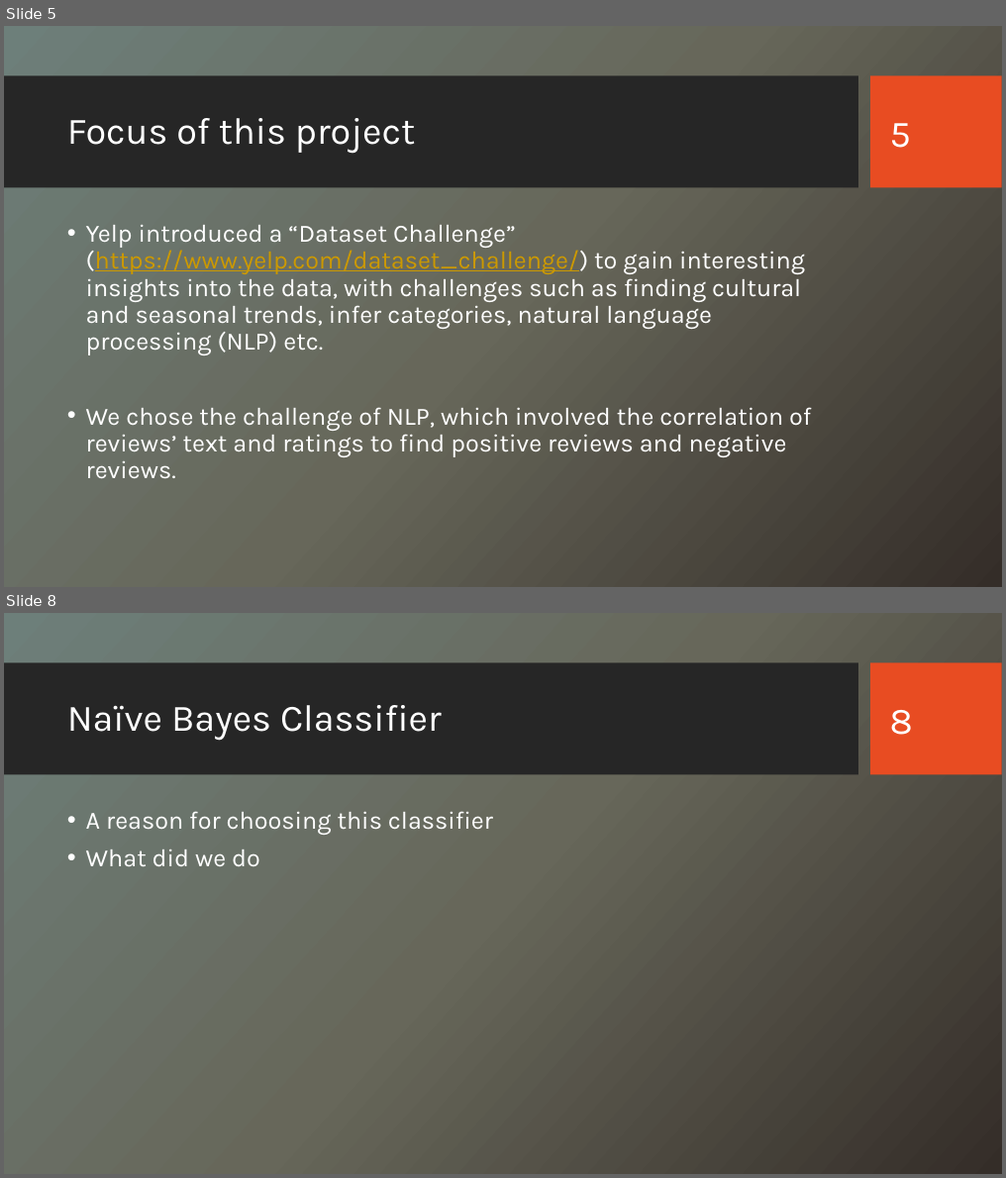
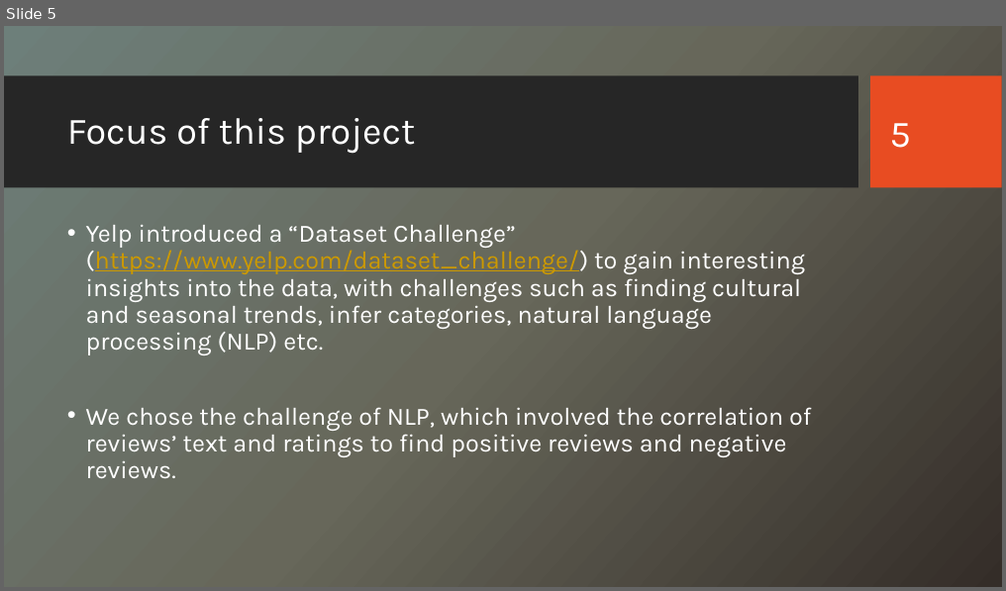
Before and after one commit to CS223-YelpReview/Yelp-NLP, a slide deck: Yelp Reviews – A Study.pptx. Shown one above the other, each under a label of ours: slides 5 and 8 before the commit, slide 5 after it; the slides between them are not shown. The pictures are 1006x1178 and 1006x591 pixels, drawn with LibreOffice and Linux fonts; fonts in the diff are those of the drawing; background and template pictures are left out. Boxes give left, top, right and bottom in pixels: in the first picture for what was removed or moved away, otherwise in the second. Text is boxed around its words. In the diff, an @@ line names an element or a change of style, - is before the commit and + after.

```diff
--- a/Yelp Reviews – A Study.pptx
+++ b/Yelp Reviews – A Study.pptx
@@ slide 8 removed at box(4, 613, 1002, 1174), background picture (left out); not listed: 2 template elements that a slide beside it also shows @@
@@ title removed at box(67, 705, 442, 740) @@
-Naïve Bayes Classifier
@@ page number removed at box(890, 710, 913, 735) @@
-8
@@ text removed at box(86, 811, 493, 866) @@
-• A reason for choosing this classifier
-• What did we do
```
Also in this commit, not shown: 6 slides changed, 7 slides added.
